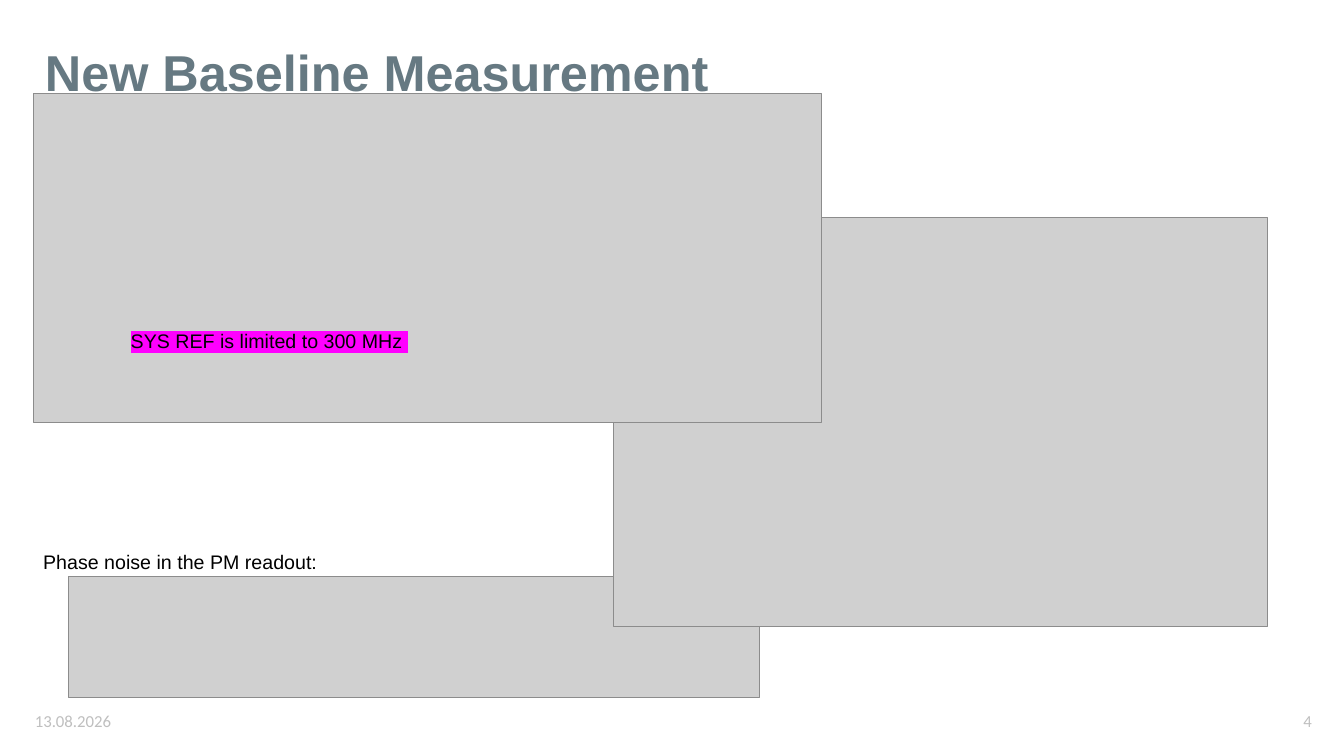
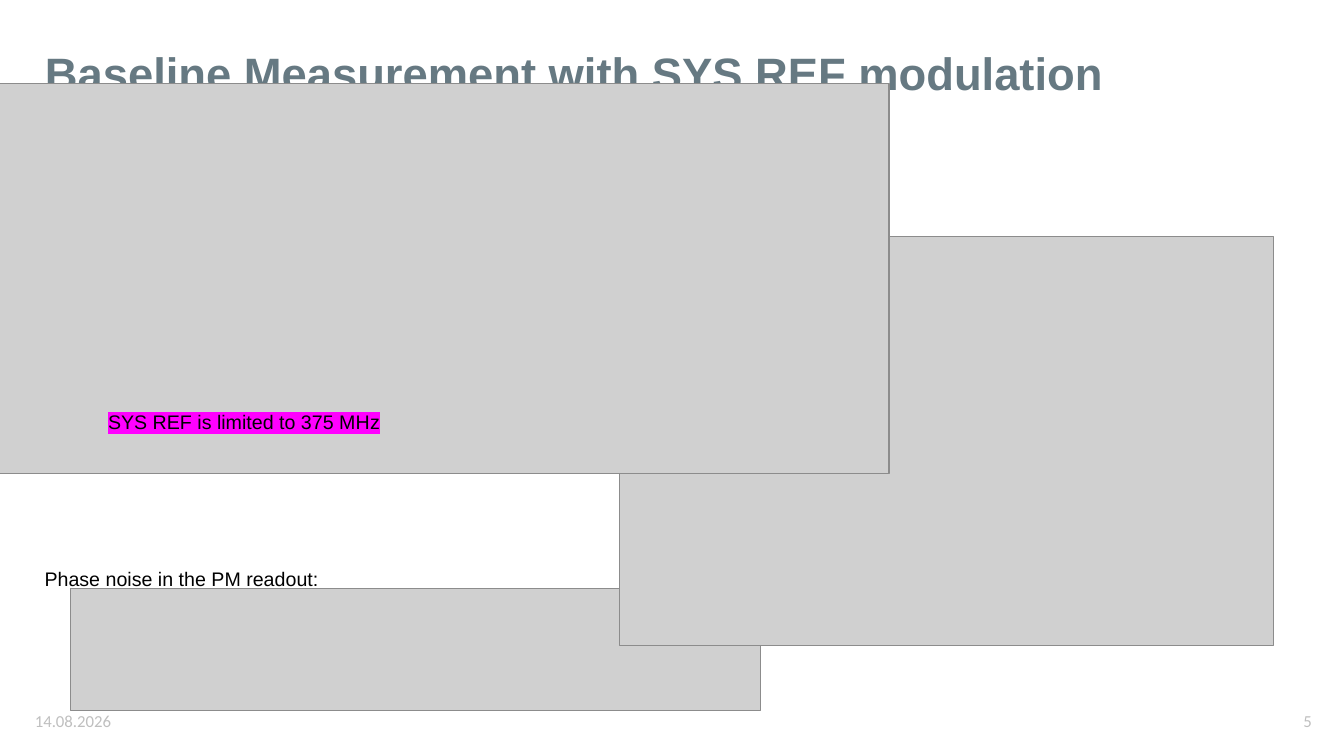
Before and after one commit to karinkruuse/Esitlused, a slide deck: slide 5 of updates.pptx (slide 4 before the commit). Drawn at 1344x756 pixels with LibreOffice and Linux fonts; fonts in the diff are those of the drawing; grey boxes stand for pictures. Boxes give left, top, right and bottom in pixels: in the first picture for what was removed or moved away, otherwise in the second. Text is boxed around its words. In the diff, an @@ line names an element or a change of style, - is before the commit and + after.

```diff
--- a/updates.pptx
+++ b/updates.pptx
@@ title at (45, 54, 1102, 99): text changed; size 36 to 32.4 pt @@
-New Baseline Measurement
+Baseline Measurement with SYS REF modulation
@@ picture: place and size @@
-picture at (33, 93, 822, 421)
+picture at (0, 84, 889, 473)
@@ picture: place and size @@
-picture at (614, 218, 1267, 626)
+picture at (620, 237, 1273, 645)
@@ text at (108, 414, 380, 430): text changed @@
-SYS REF is limited to 300 MHz
+SYS REF is limited to 375 MHz
@@ text "Phase noise in the PM ..." rewrapped from (43, 554, 317, 570) to (45, 571, 318, 591) @@
@@ picture: place and size @@
-picture at (69, 577, 759, 699)
+picture at (71, 589, 761, 711)
@@ text at (35, 716, 111, 727): text changed @@
-13.08.2026
+14.08.2026
@@ page number at (1303, 716, 1311, 727): text changed @@
-4
+5
```
Also in this commit, not shown: 3 other slides changed, 1 slide added.
